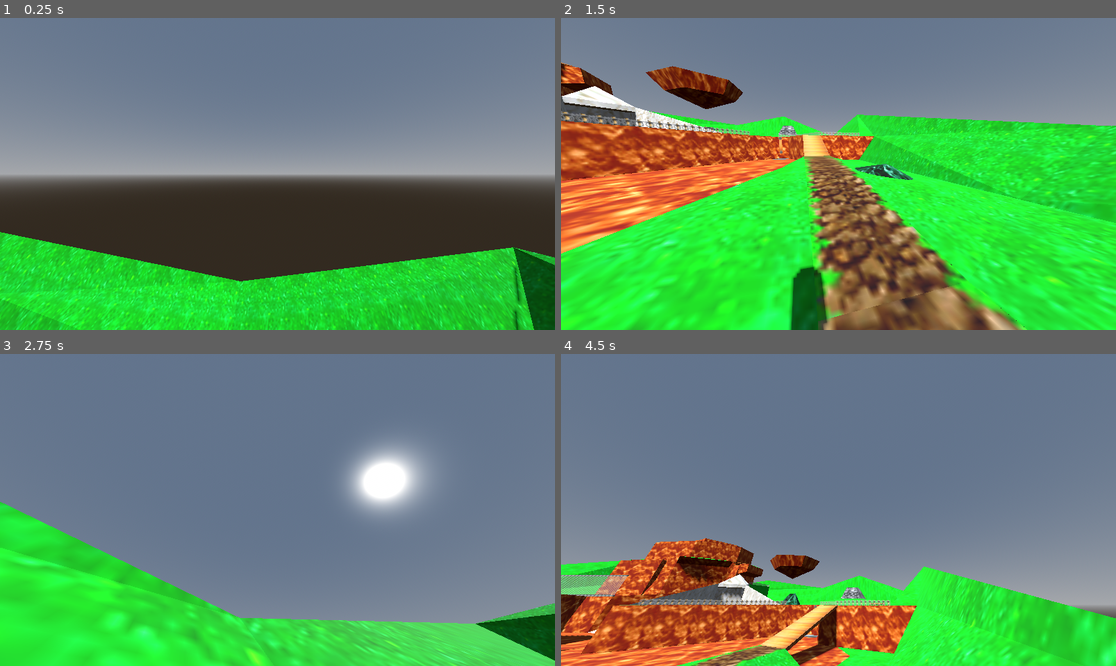
Above: before the commit, frames 1-4 (two rows, left to right).
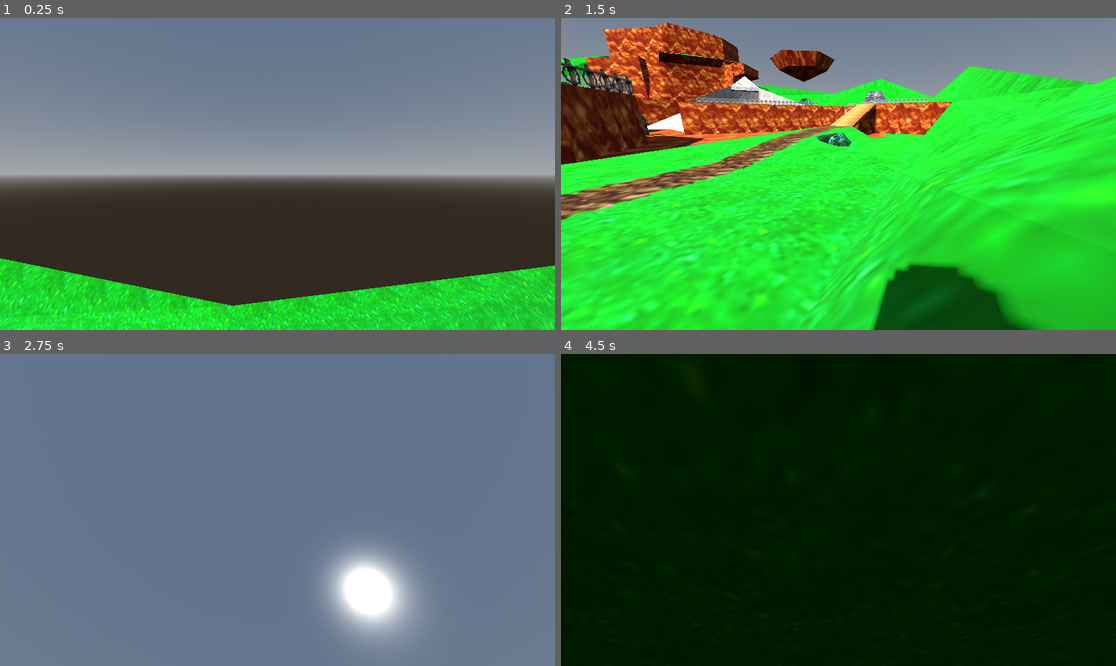
Above: after the commit, the same moments.

Repository: soulus2/Ultra-clone
Game: Godot game, scene res://Globals/game.tscn
Two runs of this game, one before a commit and one after it. Both use one fixed random seed, a clock stepped at 60 frames per second and the inputs below.
Inputs (mouse positions are in pixels of both pictures, inside the frame that each line leads up to):
- Up to frame 1 (0.25 s): no input
- Up to frame 2 (1.5 s): move the mouse to (866, 174) at 0.52 s; hold W (move_forward) 0.53-1.28 s; hold Ctrl (crouch, bound only before the commit) 0.53-1.28 s; tap Space (jump) at 0.77, 1.07 s; tap Shift (dash, bound only after the commit) at 0.8, 1.35 s; move the mouse to (727, 189) at 1.27 s; hold S (move_backward) from 1.28 s (still down)
- Up to frame 3 (2.75 s): tap Space (jump) at 1.52, 1.82, 2.3 s; tap Alt (dash, bound only before the commit) at 1.55, 2.1 s; move the mouse to (333, 441) at 2.02 s; release S (move_backward) at 2.03 s; hold D (move_right) from 2.03 s (still down)
- Up to frame 4 (4.5 s): move the mouse to (810, 572) at 2.77 s; release D (move_right) at 2.78 s; hold W (move_forward) 2.78-3.53 s; tap Space (jump) at 2.85, 3.02, 3.32, 3.77, 4.07 s; tap Ctrl (crouch, bound only before the commit) at 3.05 s; move the mouse to (1005, 556) at 3.52 s; hold Ctrl (crouch, bound only before the commit) 3.53-4.28 s; hold A (move_left) from 3.53 s (still down); tap Shift (dash, bound only after the commit) at 3.8, 4.35 s; move the mouse to (672, 463) at 4.27 s

The runs differ from the first frame. In frame 1, 13% of the frame differs, in the area x 0-100%, y 68-100%; in frame 2, 64%; in frame 3, 31%; in frame 4, 100%, in the area x 0-100%, y 0-100%.

Commit message:
implemented wall sliding / wall stick prevention
implemented wall sliding / wall stick prevention with the formula :   A - ( dot(A, B) * B

Diff:
--- a/Entities/Player/player_rigid_test.gd
+++ b/Entities/Player/player_rigid_test.gd
@@ -1,47 +1,58 @@
 extends RigidBody3D
 
+@export_category("Vertical movement")
 @export var jump_velocity:float = 10
 @export var drop_velocity:float = 10
-@export var dash_velocity:float = 10
 
+@export_category("Horizontal movement")
+@export var max_speed:float = 60
+@export var speed:float = 25
+@export var dash_velocity:float = 5
 @export var acceleration:float = 5
-var accel_multiplier:float = 1.0
-@export var walking_speed:float = 15
-@export var sprint_speed:float = 25
-@export var crouching_speed:float = 10
-@export var max_speed:float = 60
+@export var accel_multiplier:float = 1.0
 
-var speed:float = walking_speed
+@export_category("Camera")
+@export var fov_acceleration:float = .1
+@export var view_sensitivity:Vector2 = Vector2(30,30)
 
-#@export_range(0.01,1.0) var stop_speed:float = 0.1
+@export_category("Other")
+@export var physics_mat:PhysicsMaterial = load("res://Entities/Player/player_physics_material.tres")
 
-@export var fov_acceleration:float = .1
-@export var walking_fov:float = 90.0
-@export var crouching_fov:float = 75.0
-@export var sprinting_fov:float = 120.0
+@onready var head = $Head
+@onready var camera = $Head/Camera
+@onready var ground_cast = $Ground_cast
+@onready var wall_cast = $Wall_cast
 
+
+var is_on_floor = false
+var is_on_wall = false
+var move_input:Vector2
 var velocity=Vector3()
-
 var mouse_input = Vector2()
-@onready var head = $Head
-@onready var eyes = $Head/Camera
-#@onready var body = $Body
-@onready var feet = $Feet
-@export var view_sensitivity:Vector2 = Vector2(30,30)
-var is_on_floor = false
-var move_input:Vector2
-
-var physics_mat = load("res://Entities/Player/player_physics_material.tres")
 var friction = physics_mat.friction
-var global_delta = 0
+var dir = Vector3()
+var wall_normal = Vector3()
 func _ready():
 	linear_damp = 1.0
 	Input.set_mouse_mode(Input.MOUSE_MODE_CAPTURED)
 
+func _physics_process(delta):
 
+	is_on_floor = false
+	move_input = Vector2.ZERO
+	dir = Vector3.ZERO
+	# Ground check and jumping
+	if ground_cast.is_colliding():
+		is_on_floor = true
+		friction = 1.0
+		accel_multiplier = 1.0
+	if wall_cast.is_colliding():
+		is_on_wall = true
+		wall_normal = wall_cast.get_collision_normal(0)
 
-func _physics_process(delta):
-	global_delta = delta
+	else:
+		is_on_wall = false
+		wall_normal = null
 
 	if 0.001 > linear_velocity.x and linear_velocity.x > -0.001:
 		linear_velocity.x=0
@@ -49,39 +60,23 @@
 		linear_velocity.y=0
 	if 0.001 > linear_velocity.z and linear_velocity.z > -0.001:
 		linear_velocity.z=0
-	# Change player movement speed according to player input
-	if Input.is_action_pressed("crouch"):
-		if linear_velocity != Vector3(0,0,0):
-			eyes.fov = lerp(eyes.fov,crouching_fov,fov_acceleration)
-		speed=crouching_speed
-	elif Input.is_action_pressed("sprint"):
-		if linear_velocity != Vector3(0,0,0):
-			eyes.fov = lerp(eyes.fov,sprinting_fov,fov_acceleration)
-		speed=sprint_speed
-	else:
-		if linear_velocity != Vector3(0,0,0):
-			eyes.fov = lerp(eyes.fov,walking_fov,fov_acceleration)
-		speed=walking_speed
+
 
 	# Reset friction to zero to avoid sticking to walk when velocity is applied
 	if friction >= 0: friction = 0
-	is_on_floor = false
-	move_input = Vector2.ZERO
-	var dir = Vector3()
+
+
 	# Handle movement input
 	move_input = Input.get_vector("move_left","move_right","move_backward","move_forward")
 	dir += move_input.x*head.global_transform.basis.x
 	dir -= move_input.y*head.global_transform.basis.z
+	if is_on_wall && dir.dot(wall_normal)<0:
+		dir = get_normal_slide_V3(dir,wall_normal)
 	velocity = lerp(velocity,dir*speed*10,acceleration*10*accel_multiplier*delta)
 
 	apply_central_force(velocity)
-	# Ground check and jumping
-	if feet.is_colliding():
-		is_on_floor = true
-		friction = 1.0
-		accel_multiplier = 1.0
 
-	if Input.is_action_just_pressed("crouch") and !is_on_floor:
+	if Input.is_action_just_pressed("drop") and !is_on_floor:
 			apply_central_impulse(Vector3.DOWN * drop_velocity*10)
 	if Input.is_action_just_pressed("jump") and is_on_floor:
 		accel_multiplier = 0.1
@@ -97,11 +92,6 @@
 	if state.linear_velocity.length()>max_speed*10:
 		state.linear_velocity=state.linear_velocity.normalized()*max_speed*10
 
-	#artificial stopping movement i.e not using physics
-	#if move_input.length() < 0.2:
-		#state.linear_velocity.x = lerp(state.linear_velocity.x,0.0,stop_speed*10)
-		#state.linear_velocity.z = lerp(state.linear_velocity.z,0.0,stop_speed*10)
-
 	# Push against floor to avoid sliding on "unreasonable" slopes
 	if state.get_contact_count() > 0 and move_input.length()< 0.2:
 		if is_on_floor and state.get_contact_local_normal(0).y < 0.9:
@@ -111,7 +101,10 @@
 	# Handle mouse input
 	if event is InputEventMouseMotion:
 	# Handle view and rotation
-		eyes.rotation_degrees.x -= event.relative.y * view_sensitivity.x * global_delta
-		eyes.rotation_degrees.x = clamp(eyes.rotation_degrees.x,-80,80)
-		head.rotation_degrees.y -= event.relative.x * view_sensitivity.y * global_delta
+		camera.rotation_degrees.x -= event.relative.y * view_sensitivity.x * get_physics_process_delta_time()
+		camera.rotation_degrees.x = clamp(camera.rotation_degrees.x,-80,80)
+		head.rotation_degrees.y -= event.relative.x * view_sensitivity.y * get_physics_process_delta_time()
 		mouse_input =Vector2.ZERO
+
+func get_normal_slide_V3(a:Vector3,b:Vector3):
+	return a-(a.dot(b))*b
--- a/Entities/Player/player_rigid_test.tscn
+++ b/Entities/Player/player_rigid_test.tscn
@@ -7,6 +7,14 @@
 [sub_resource type="CapsuleMesh" id="CapsuleMesh_ise0l"]
 
 [sub_resource type="CapsuleShape3D" id="CapsuleShape3D_uiu4q"]
+
+[sub_resource type="CylinderShape3D" id="CylinderShape3D_w2bop"]
+height = 0.2
+radius = 0.3
+
+[sub_resource type="CylinderShape3D" id="CylinderShape3D_wqngo"]
+height = 0.5
+radius = 0.55
 
 [node name="Player_Rigid_test" type="RigidBody3D"]
 transform = Transform3D(1, 0, 0, 0, 1, 0, 0, 0, 1, 0, -1, 0)
@@ -18,7 +26,7 @@
 script = ExtResource("1_wrq1i")
 drop_velocity = 50.0
 dash_velocity = 50.0
-view_sensitivity = Vector2(20, 20)
+physics_mat = ExtResource("1_llhrd")
 
 [node name="MeshInstance3D" type="MeshInstance3D" parent="."]
 transform = Transform3D(1, 0, 0, 0, 1, 0, 0, 0, 1, 0, 1, 0)
@@ -34,5 +42,10 @@
 
 [node name="Camera" type="Camera3D" parent="Head"]
 
-[node name="Feet" type="RayCast3D" parent="."]
-transform = Transform3D(1, 0, 0, 0, 1, 0, 0, 0, 1, 0, 0.7, 0)
+[node name="Ground_cast" type="ShapeCast3D" parent="."]
+transform = Transform3D(1, 0, 0, 0, 1, 0, 0, 0, 1, 0, 1, 0)
+shape = SubResource("CylinderShape3D_w2bop")
+
+[node name="Wall_cast" type="ShapeCast3D" parent="."]
+transform = Transform3D(1, 0, 0, 0, 1, 0, 0, 0, 1, 0, 2, 0)
+shape = SubResource("CylinderShape3D_wqngo")
--- a/project.godot
+++ b/project.godot
@@ -22,7 +22,7 @@
 
 [display]
 
-window/vsync/vsync_mode=0
+window/vsync/vsync_mode=2
 
 [global_group]
 
@@ -69,12 +69,7 @@
 "events": [Object(InputEventKey,"resource_local_to_scene":false,"resource_name":"","device":-1,"window_id":0,"alt_press …(195 unchanged characters)…
 ]
 }
-sprint={
-"deadzone": 0.5,
-"events": [Object(InputEventKey,"resource_local_to_scene":false,"resource_name":"","device":-1,"window_id":0,"alt_pressed":false,"shift_pressed":false,"ctrl_pressed":false,"meta_pressed":false,"pressed":false,"keycode":0,"physical_keycode":4194325,"key_label":0,"unicode":0,"location":0,"echo":false,"script":null)
-]
-}
-crouch={
+drop={
 "deadzone": 0.5,
 "events": [Object(InputEventKey,"resource_local_to_scene":false,"resource_name":"","device":-1,"window_id":0,"alt_press …(195 unchanged characters)…
 ]
@@ -91,6 +86,6 @@
 }
 dash={
 "deadzone": 0.5,
-"events": [Object(InputEventKey,"resource_local_to_scene":fa …(146 unchanged characters)… se,"keycode":0,"physical_keycode":4194328,"key_label":0,"unicode":0,"location":0,"echo":false,"script":null)
+"events": [Object(InputEventKey,"resource_local_to_scene":fa …(146 unchanged characters)… se,"keycode":0,"physical_keycode":4194325,"key_label":0,"unicode":0,"location":0,"echo":false,"script":null)
 ]
 }
Not shown: 1 places in Entities/Player/player_rigid_test.tscn that only renumber resources
